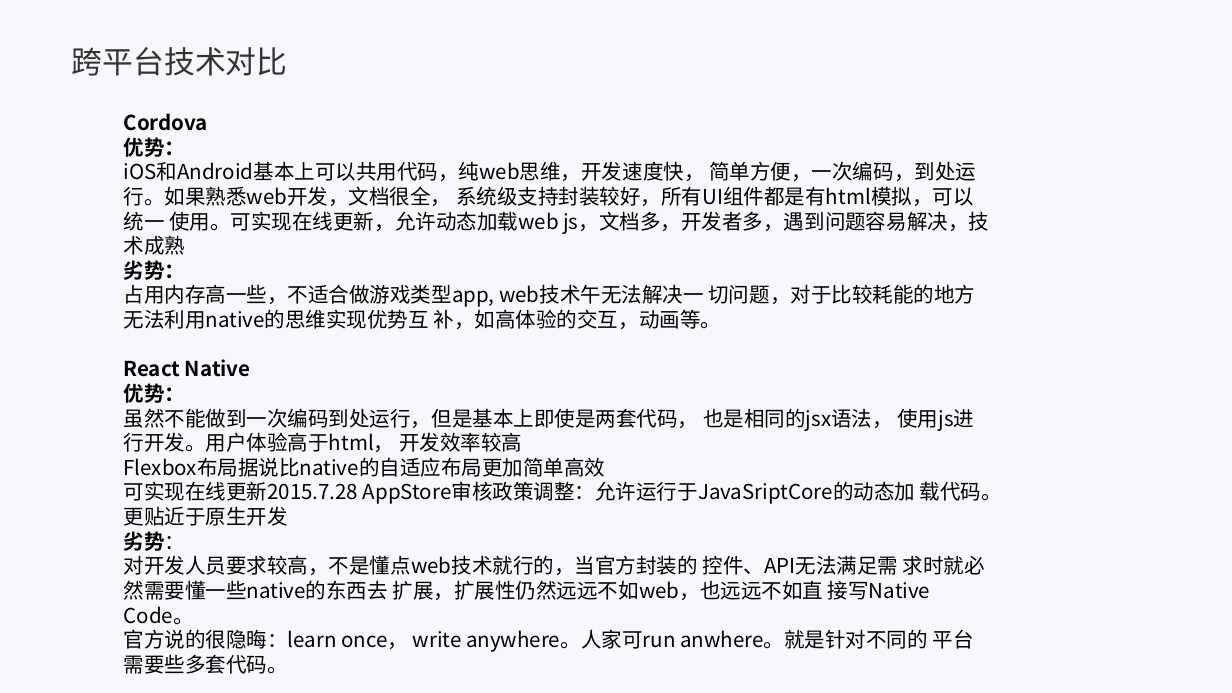
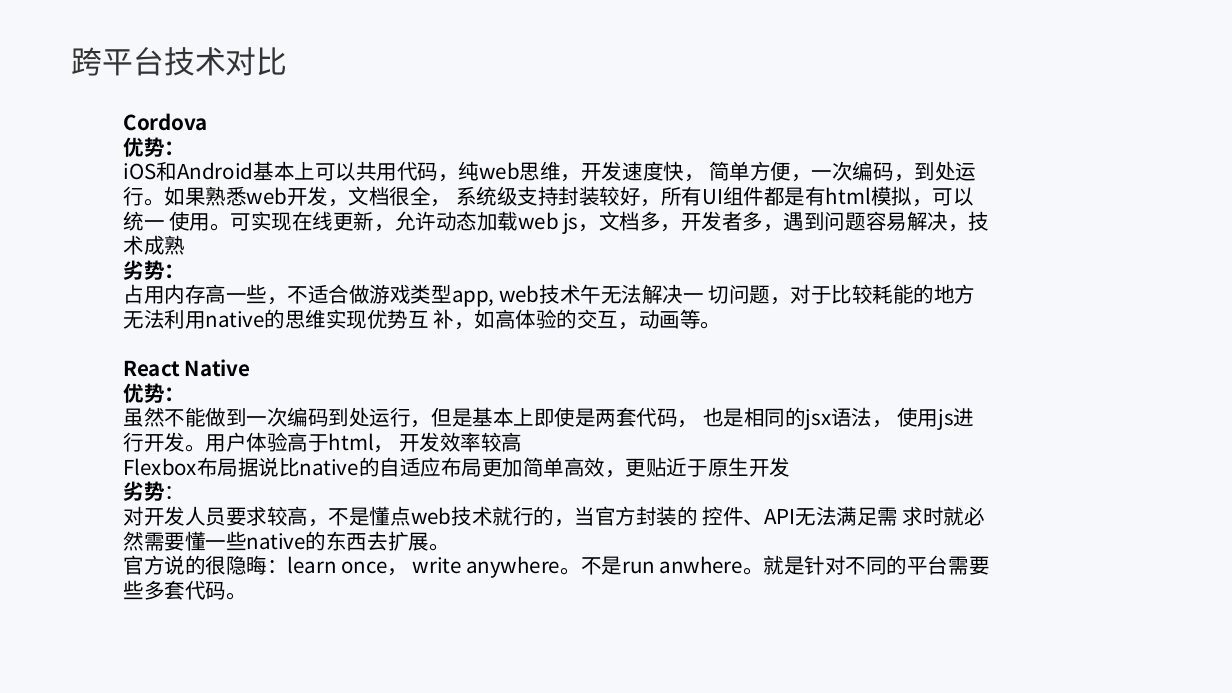
Before and after one commit to fenglipk/react-native-demo, a slide deck: slide 9 of 移动端开发分享.pptx. Drawn at 1232x693 pixels with LibreOffice and Linux fonts; fonts in the diff are those of the drawing; background and template pictures are left out. Boxes give left, top, right and bottom in pixels: in the first picture for what was removed or moved away, otherwise in the second. Text is boxed around its words. In the diff, an @@ line names an element or a change of style, - is before the commit and + after.

```diff
--- a/移动端开发分享.pptx
+++ b/移动端开发分享.pptx
@@ text at [124,457,791,477]: text changed @@
-Flexbox布局据说比native的自适应布局更加简单高效
-可实现在线更新2015.7.28 AppStore审核政策调整：允许运行于JavaSriptCore的动态加 载代码。更贴近于原生开发
+Flexbox布局据说比native的自适应布局更加简单高效，更贴近于原生开发
@@ text at [124,506,990,600]: text changed @@
-对开发人员要求较高，不是懂点web技术就行的，当官方封装的 控件、API无法满足需 求时就必然需要懂一些native的东西去 扩展，扩展性仍然远远不如web，也远远不如直 接写Native Code。
-官方说的很隐晦：learn once， write anywhere。人家可run anwhere。就是针对不同的 平台需要些多套代码。
+对开发人员要求较高，不是懂点web技术就行的，当官方封装的 控件、API无法满足需 求时就必然需要懂一些native的东西去扩展。
+官方说的很隐晦：learn once， write anywhere。不是run anwhere。就是针对不同的平台需要些多套代码。
```
Also in this commit, not shown: 7 other slides changed, 2 other files.
